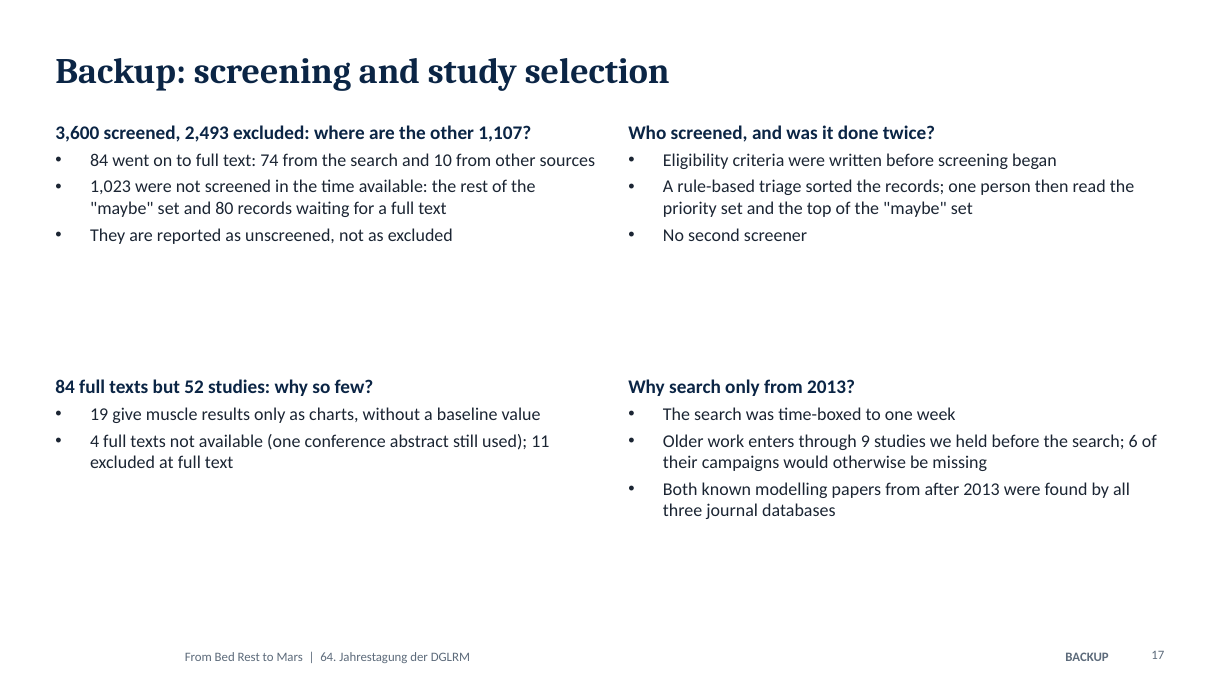
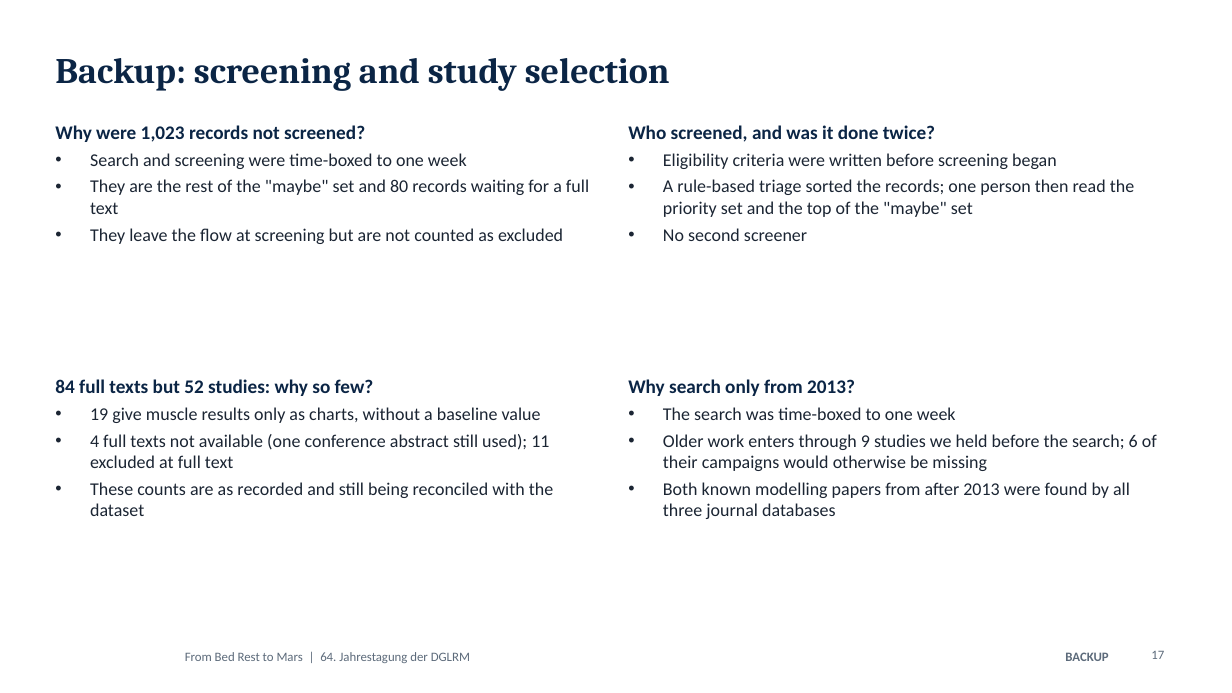
Before and after one commit to MiladBahariQaragoz/BedrestToMars, a slide deck: slide 17 of presentation/bed-rest-to-mars-talk.pptx. Drawn at 1232x693 pixels with LibreOffice and Linux fonts; fonts in the diff are those of the drawing; background and template pictures are left out. Boxes give left, top, right and bottom in pixels: in the first picture for what was removed or moved away, otherwise in the second. Text is boxed around its words. In the diff, an @@ line names an element or a change of style, - is before the commit and + after.

```diff
--- a/presentation/bed-rest-to-mars-talk.pptx
+++ b/presentation/bed-rest-to-mars-talk.pptx
@@ text at bbox=[55, 125, 589, 244]: text changed @@
-3,600 screened, 2,493 excluded: where are the other 1,107?
-• 84 went on to full text: 74 from the search and 10 from other sources
-• 1,023 were not screened in the time available: the rest of the "maybe" set and 80 records waiting for a full text
-• They are reported as unscreened, not as excluded
+Why were 1,023 records not screened?
+• Search and screening were time-boxed to one week
+• They are the rest of the "maybe" set and 80 records waiting for a full text
+• They leave the flow at screening but are not counted as excluded
@@ text at bbox=[90, 482, 553, 516]: paragraph added @@
+• These counts are as recorded and still being reconciled with the dataset
```
Also in this commit, not shown: 8 other slides changed, 3 other files.
